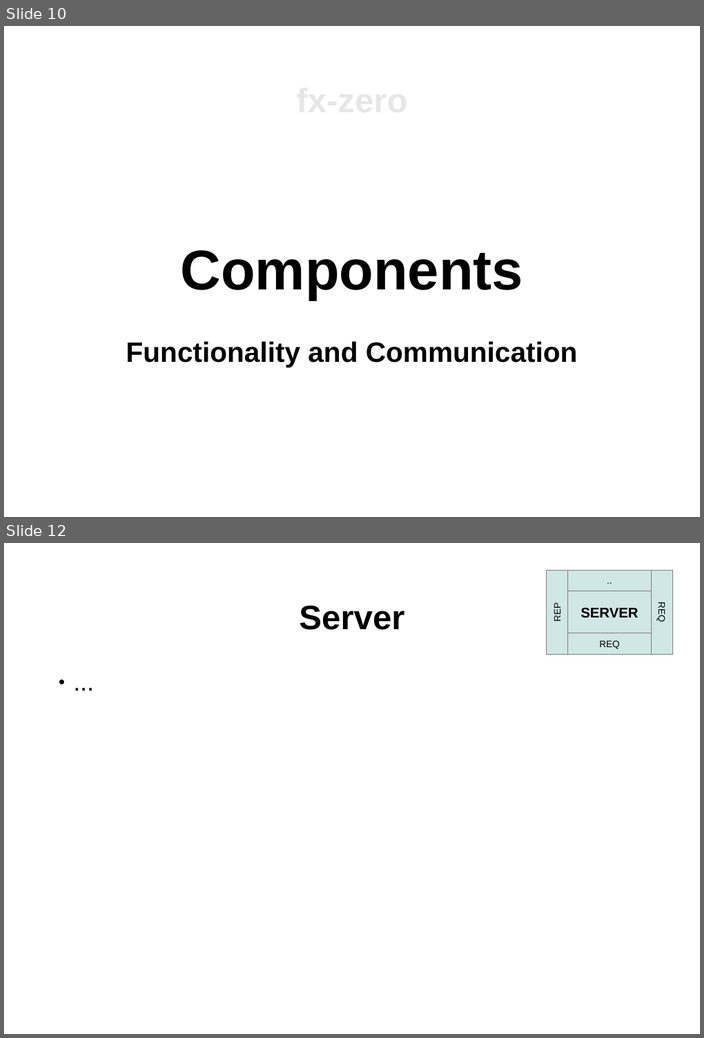
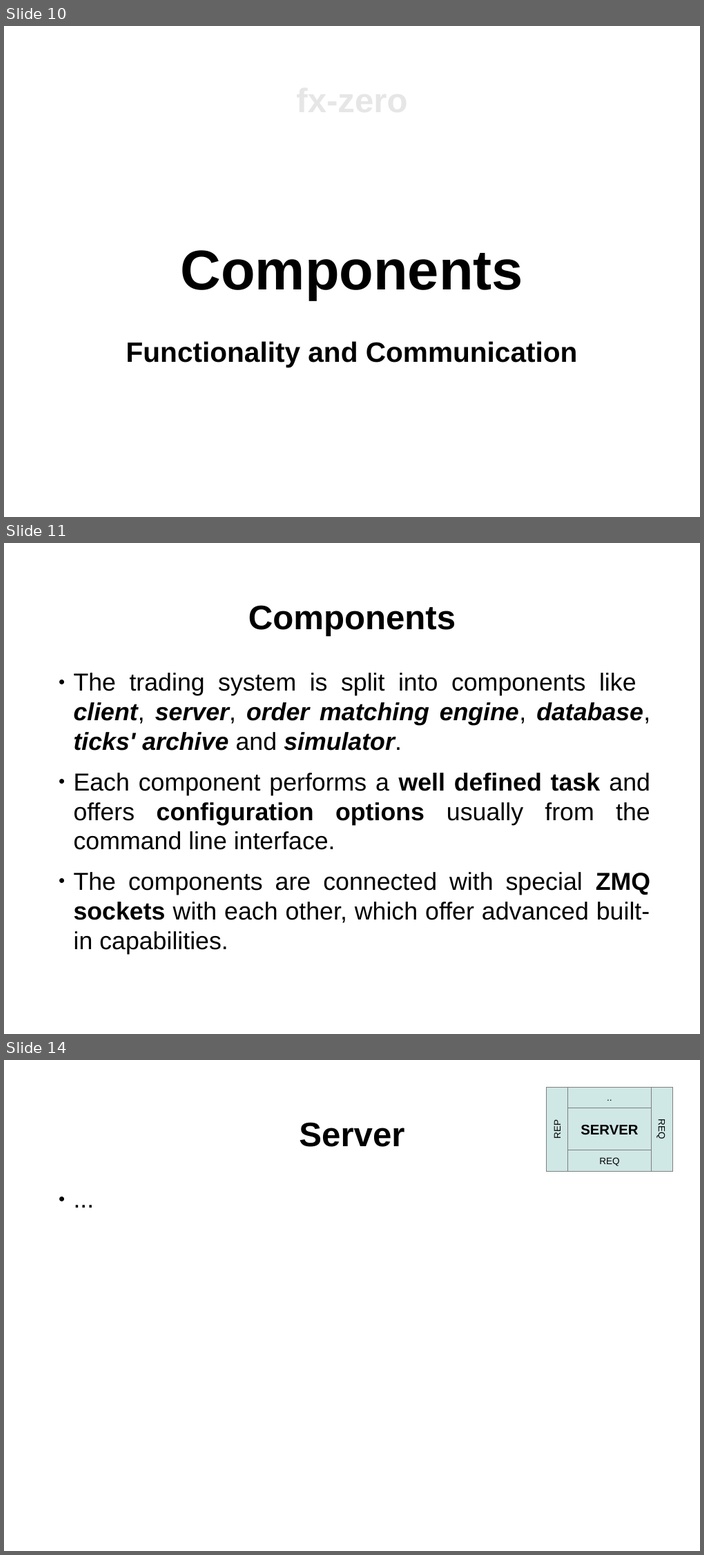
Before and after one commit to hsk81/fx-zero, a slide deck: doc/presentation/fx-zero.odp. Shown one above the other, each under a label of ours: slides 10 and 12 before the commit, slides 10, 11 and 14 after it; the slides between them are not shown. The pictures are 704x1038 and 704x1555 pixels, drawn with LibreOffice and Linux fonts; fonts in the diff are those of the drawing. Boxes give left, top, right and bottom in pixels: in the first picture for what was removed or moved away, otherwise in the second. Text is boxed around its words. In the diff, an @@ line names an element or a change of style, - is before the commit and + after.

Commit message:
Added to the presentation what components and ZMQ sockets are about and described the 'client'.

```diff
--- a/doc/presentation/fx-zero.odp
+++ b/doc/presentation/fx-zero.odp
@@ slide 11 added at (x1=4, y1=543, x2=700, y2=1034), background #FFFFFF @@
@@ title added at (x1=248, y1=605, x2=455, y2=636), 58.1 pt, text #000000, bold @@
+Components
@@ text added at (x1=74, y1=673, x2=650, y2=954), 42.2 pt, text #000000 @@
+● The trading system is split into components like client, server, order matching engine, database, ticks' archive and simulator.
+● Each component performs a well defined task and offers configuration options usually from the command line interface.
+● The components are connected with special ZMQ sockets with each other, which offer advanced built-in capabilities.
@@ what was slide 12 is now slide 14 @@
```
Also in this commit, not shown: 1 slide changed, 1 other slide added.
